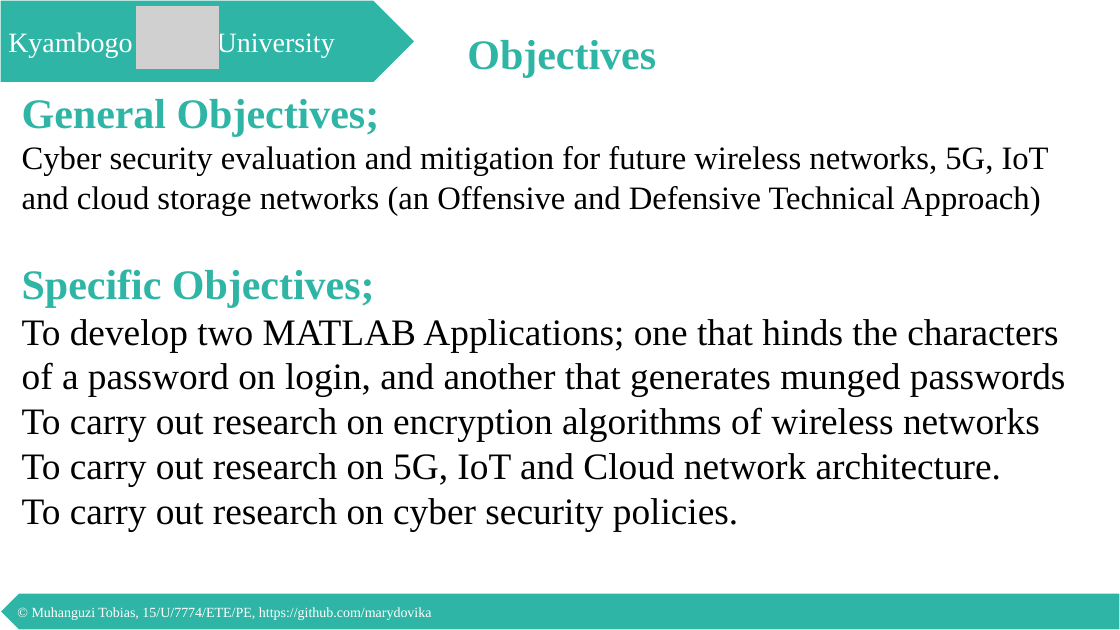
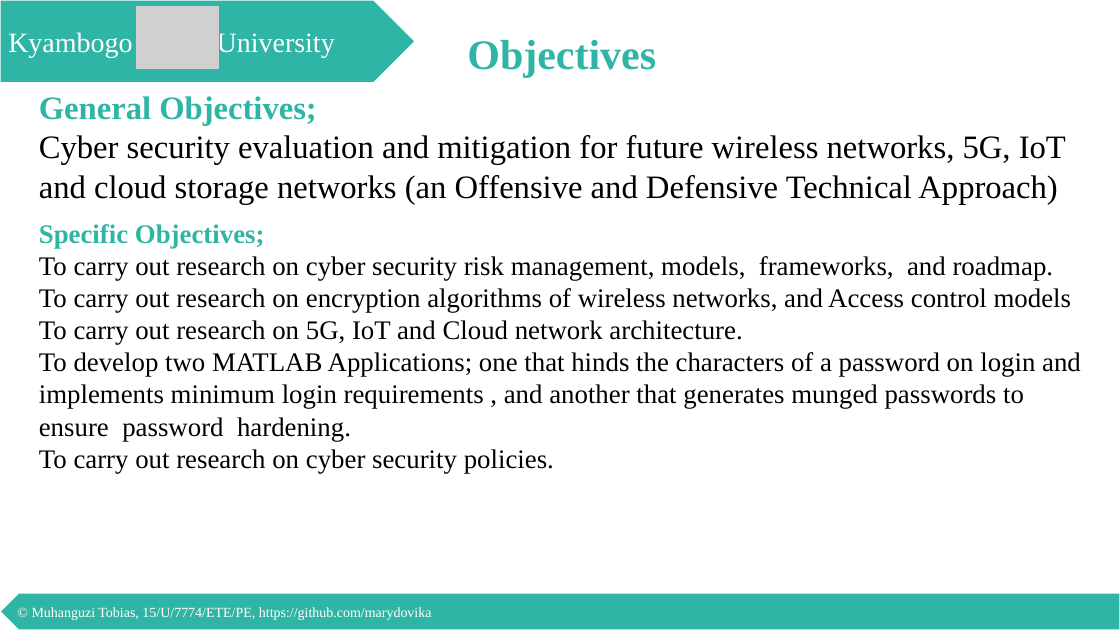
Before and after one commit to marydovika/Cyber-Security-Project-for-5G-IoT-Cloud-NFC, a slide deck: slide 12 of presentations/proposalPresentation.pptx. Drawn at 1120x630 pixels with LibreOffice and Linux fonts; fonts in the diff are those of the drawing; grey boxes stand for pictures. Boxes give left, top, right and bottom in pixels: in the first picture for what was removed or moved away, otherwise in the second. Text is boxed around its words. In the diff, an @@ line names an element or a change of style, - is before the commit and + after.

```diff
--- a/presentations/proposalPresentation.pptx
+++ b/presentations/proposalPresentation.pptx
@@ text "General Objectives;": place and size @@
-text "General Objectives;" at [22, 269, 1066, 531]
+text "General Objectives;" at [39, 96, 1081, 473]
@@ text removed at [22, 99, 1049, 215] @@
-General Objectives;
-Cyber security evaluation and mitigation for future wireless networks, 5G, IoT and cloud storage networks (an Offensive and Defensive Technical Approach)
@@ text at [39, 96, 1066, 204]: paragraphs added @@
+General Objectives;
+Cyber security evaluation and mitigation for future wireless networks, 5G, IoT and cloud storage networks (an Offensive and Defensive Technical Approach)
@@ text at [39, 224, 742, 473]: size 36 to 23 pt in "Specific Objectives;"; size 32 to 23 pt in "To carry out research on 5G, IoT ...", "To carry out research on cyber security ..." @@
@@ text at [39, 256, 1071, 313]: text changed; size 32 to 23 pt @@
-To develop two MATLAB Applications; one that hinds the characters of a password on login, and another that generates munged passwords
-To carry out research on encryption algorithms of wireless networks
+To carry out research on cyber security risk management, models, frameworks, and roadmap.
+To carry out research on encryption algorithms of wireless networks, and Access control models
@@ text at [39, 352, 1081, 441]: paragraph added @@
+To develop two MATLAB Applications; one that hinds the characters of a password on login and implements minimum login requirements , and another that generates munged passwords to ensure password hardening.
```
Also in this commit, not shown: 26 other slides changed.
